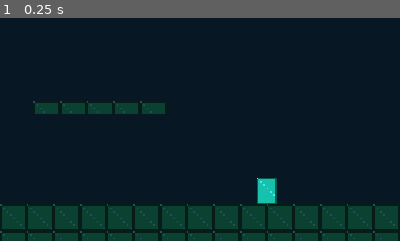
Above: before the commit, frame 1.
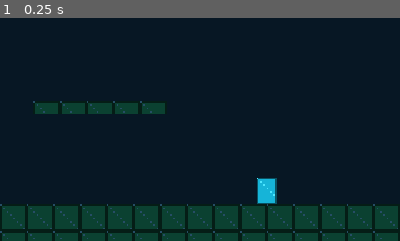
Above: after the commit, the same moment.

Repository: Eruldin/Honor-Meselesi
Game: Godot game, scene res://src/levels/ch2/Ch2.tscn
The game is run twice, just before and just after one commit, with the same random seed, the same clock (stepped at 60 frames per second) and the same inputs. This scene is started directly instead of the project's main scene.
Inputs:
- Up to frame 1 (0.25 s): no input
The pictures show only the part of the screen within x 50-100%, y 50-100%; the shares and areas given below are measured in that part.

The runs differ from the first frame. In frame 1, 0.4% of the frame differs, in the area x 64-69%, y 72-83%.

Commit message:
ch2 kalp kristali: orta cati platformu ustunde +1 maks can
Co-Authored-By: Devin AI <158243242+devin-ai-integration[bot]@users.noreply.github.com>

Diff:
--- a/src/levels/ch2/ch2.gd
+++ b/src/levels/ch2/ch2.gd
@@ -126,6 +126,12 @@
 		spawn = cp + Vector2(0, -14)
 	samurai.global_position = spawn
 	add_child(samurai)
+
+	# Kalp kristali — orta cati platformunun ustunde
+	var sh := HeartShard.new()
+	sh.pickup_id = &"ch2_roof"
+	sh.global_position = Vector2(760, 153)
+	add_child(sh)
 
 	var n1 := CyberNinja.new()
 	n1.global_position = Vector2(400, FLOOR_Y - 12)
